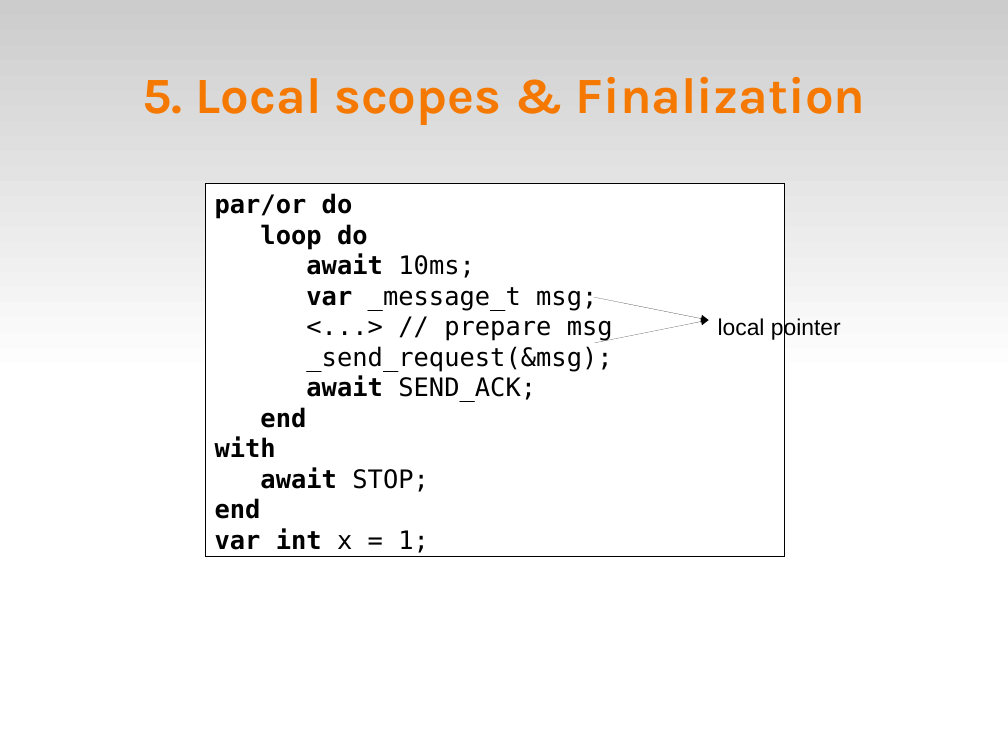
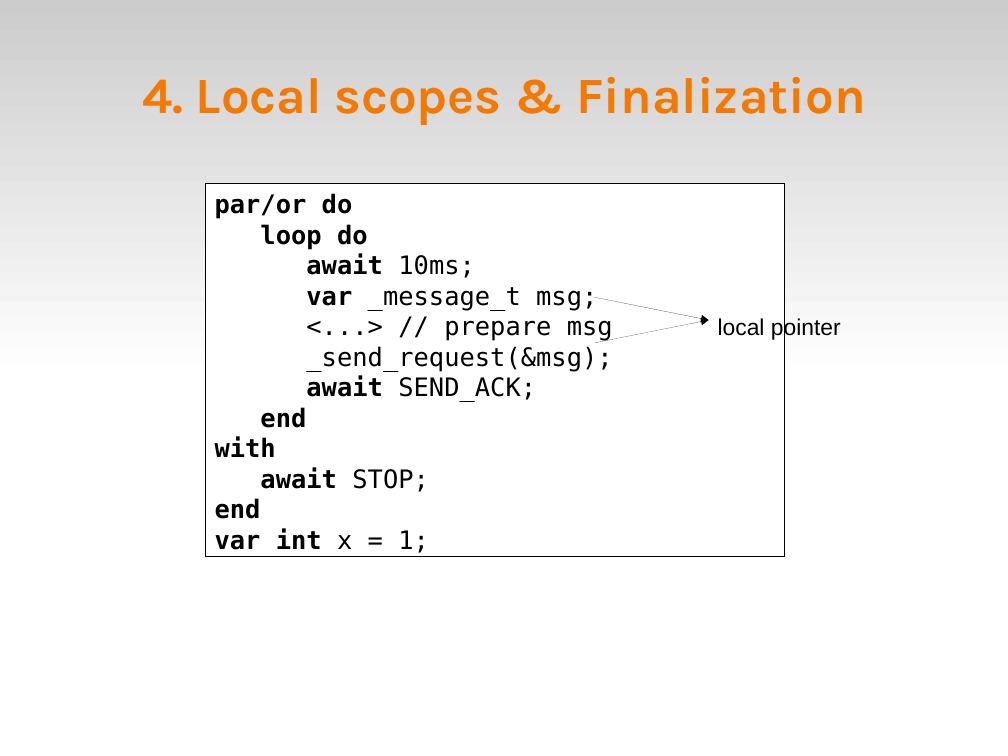
Before and after one commit to fsantanna-no/ceu-docs, a slide deck: slide 11 of ceu_sensys.odp (slide 12 before the commit). Drawn at 1008x756 pixels with LibreOffice and Linux fonts; fonts in the diff are those of the drawing. Boxes give left, top, right and bottom in pixels: in the first picture for what was removed or moved away, otherwise in the second. Text is boxed around its words. In the diff, an @@ line names an element or a change of style, - is before the commit and + after.

```diff
--- a/ceu_sensys.odp
+++ b/ceu_sensys.odp
@@ title at (142,77,866,125): text changed @@
-5. Local scopes & Finalization
+4. Local scopes & Finalization
```
Also in this commit, not shown: 9 other slides changed, 1 slide removed.
